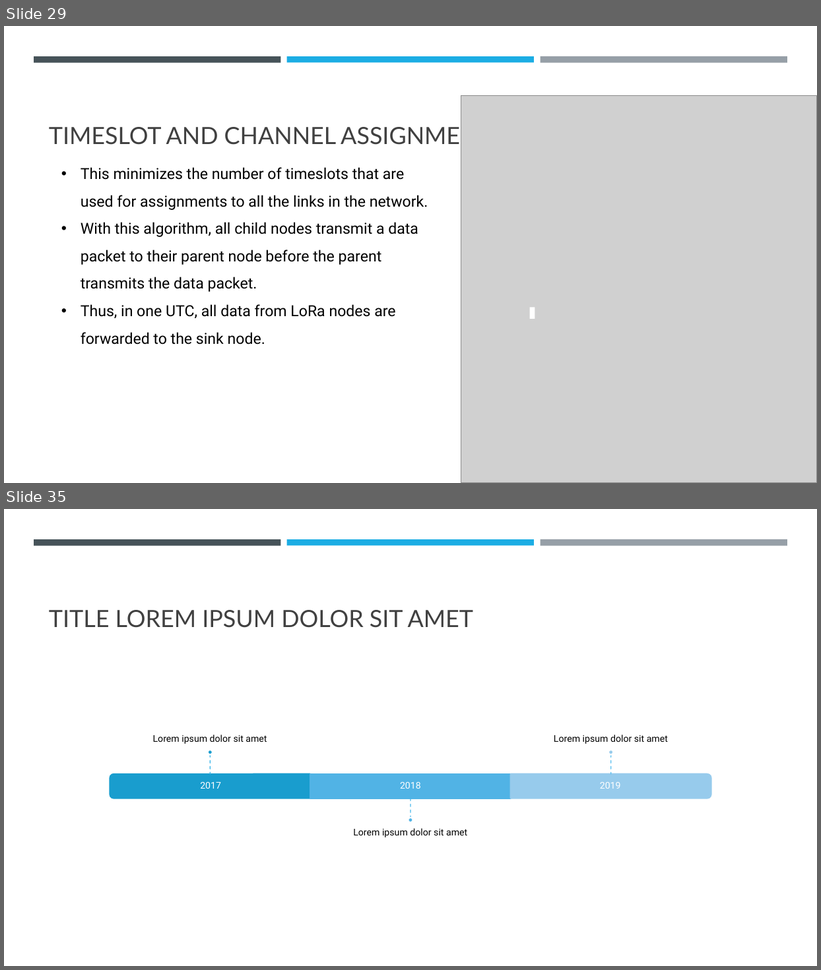
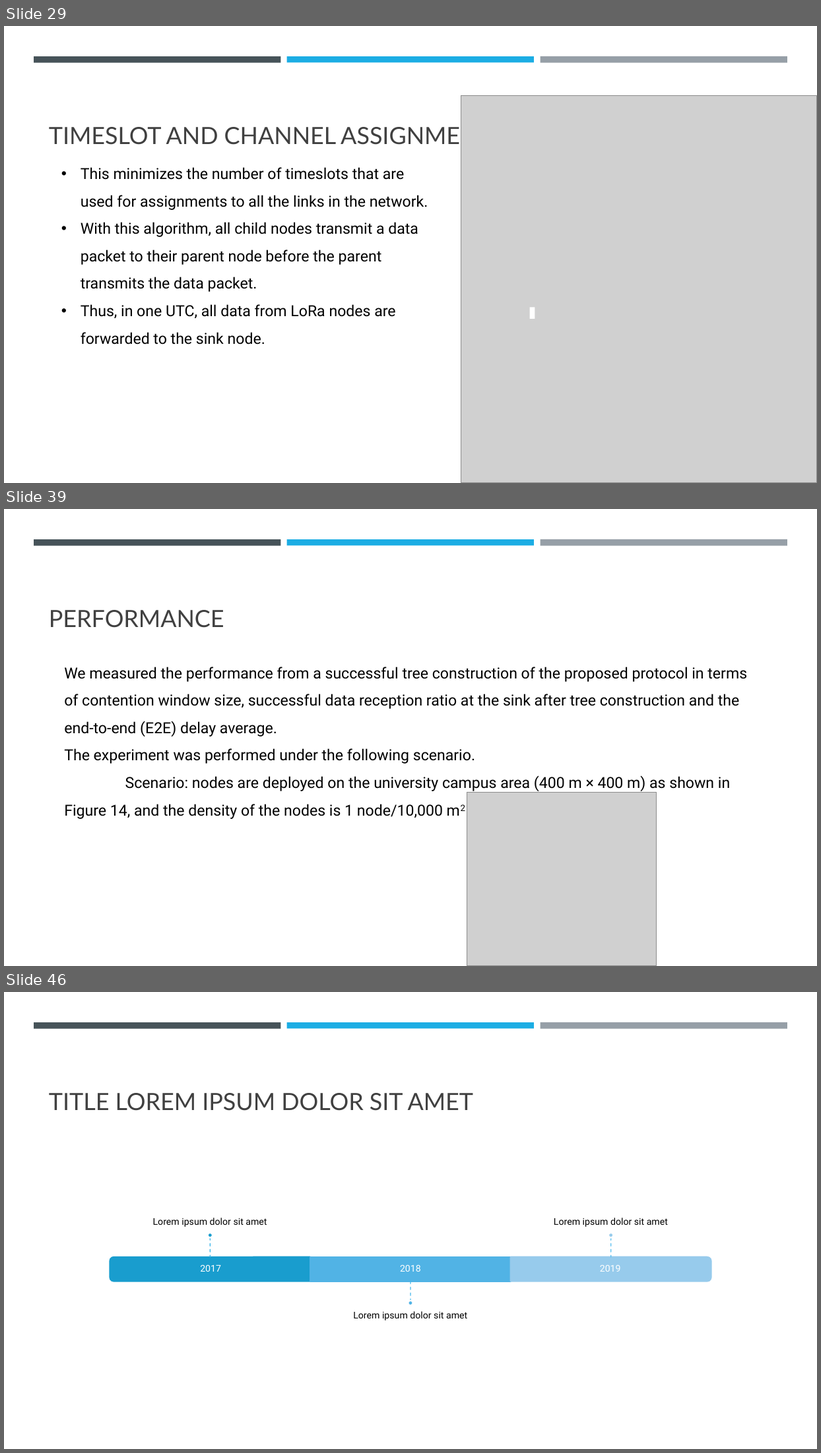
Before and after one commit to Wanarut/Review_literature, a slide deck: Multi-Hop LoRa Network Protocol with Minimized Latency.pptx. Shown one above the other, each under a label of ours: slides 29 and 35 before the commit, slides 29, 39 and 46 after it; the slides between them are not shown. The pictures are 821x970 and 821x1453 pixels, drawn with LibreOffice and Linux fonts; fonts in the diff are those of the drawing; grey boxes stand for pictures. Boxes give left, top, right and bottom in pixels: in the first picture for what was removed or moved away, otherwise in the second. Text is boxed around its words. In the diff, an @@ line names an element or a change of style, - is before the commit and + after.

```diff
--- a/Multi-Hop LoRa Network Protocol with Minimized Latency.pptx
+++ b/Multi-Hop LoRa Network Protocol with Minimized Latency.pptx
@@ slide 39 added at <box>4,509,817,966</box>, background #FFFFFF; not listed: 3 template elements that a slide beside it also shows @@
@@ title added at <box>49,610,224,628</box>, 28 pt, text #404040 @@
+PERFORMANCE
@@ text added at <box>64,667,747,819</box>, 18 pt, text #000000 @@
+We measured the performance from a successful tree construction of the proposed protocol in terms of contention window size, successful data reception ratio at the sink after tree construction and the end-to-end (E2E) delay average.
+The experiment was performed under the following scenario.
+Scenario: nodes are deployed on the university campus area (400 m × 400 m) as shown in Figure 14, and the density of the nodes is 1 node/10,000 m2
@@ picture added at <box>467,793,657,966</box> @@
@@ what was slide 35 is now slide 46 @@
```
Also in this commit, not shown: 7 slides changed, 11 other slides added, 1 slide removed, 1 other file.
